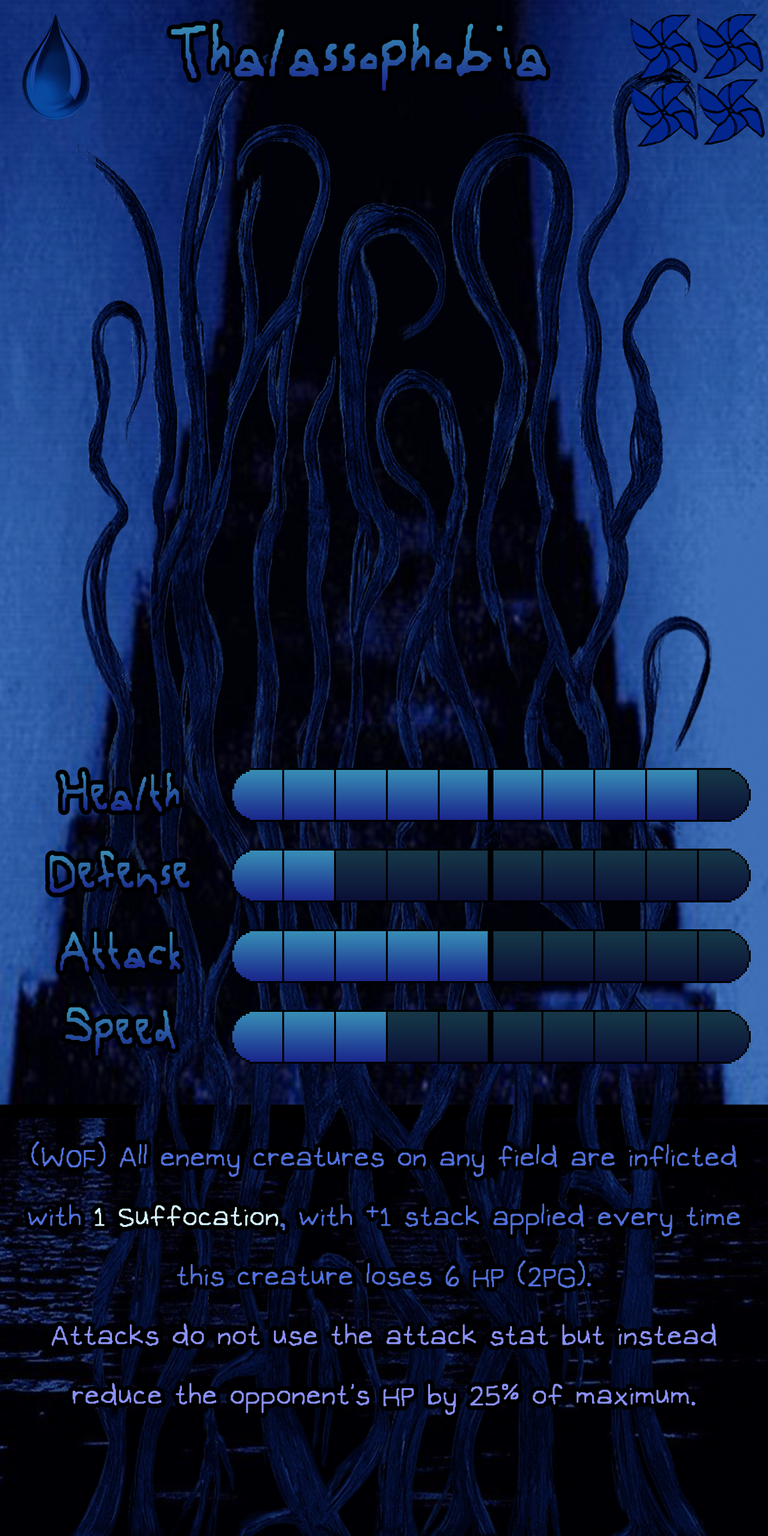
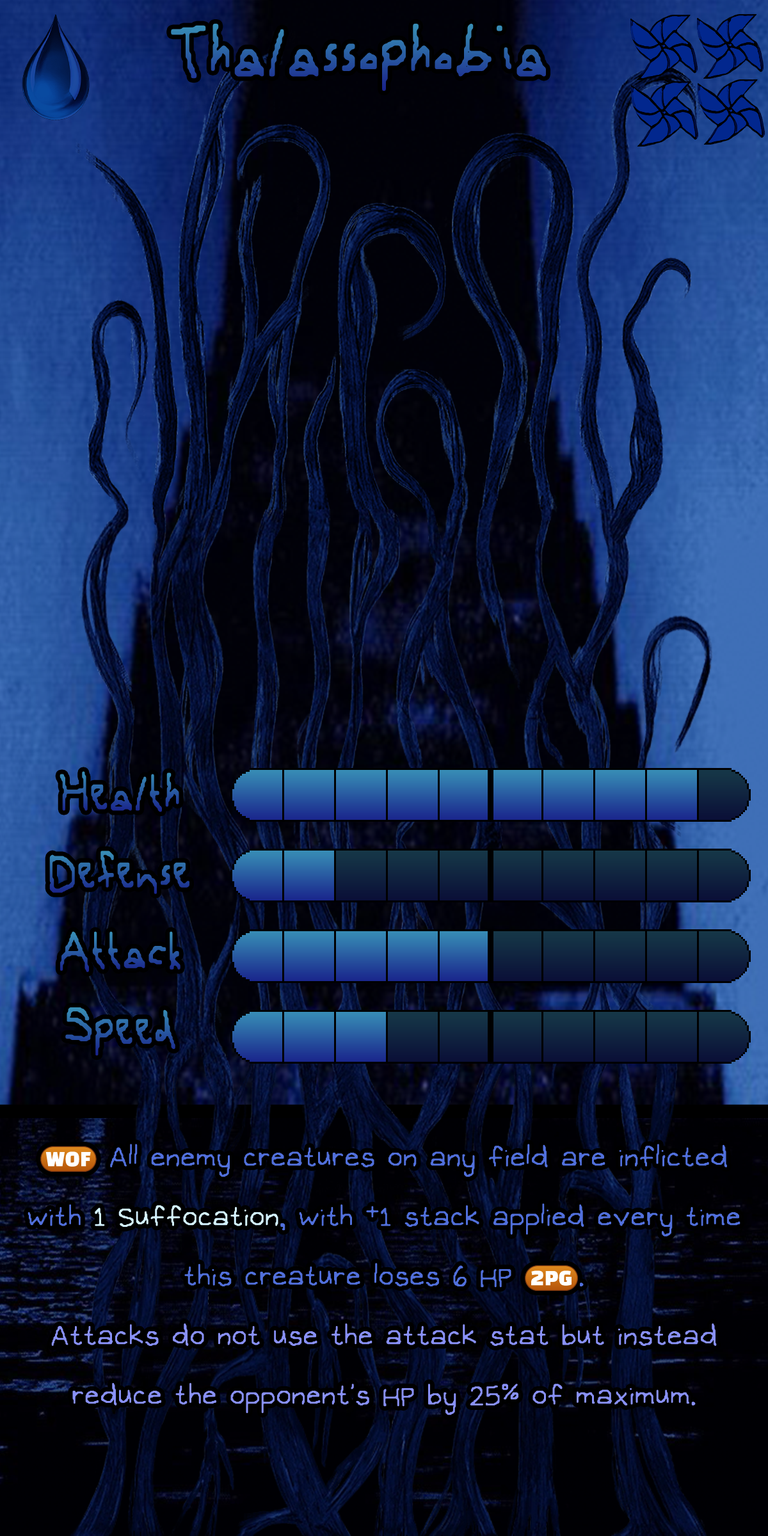
Revision of a layered w=768, h=1536 image; what changed, layer by layer:
painted on "Ability" over [27, 1141, 737, 1414]
